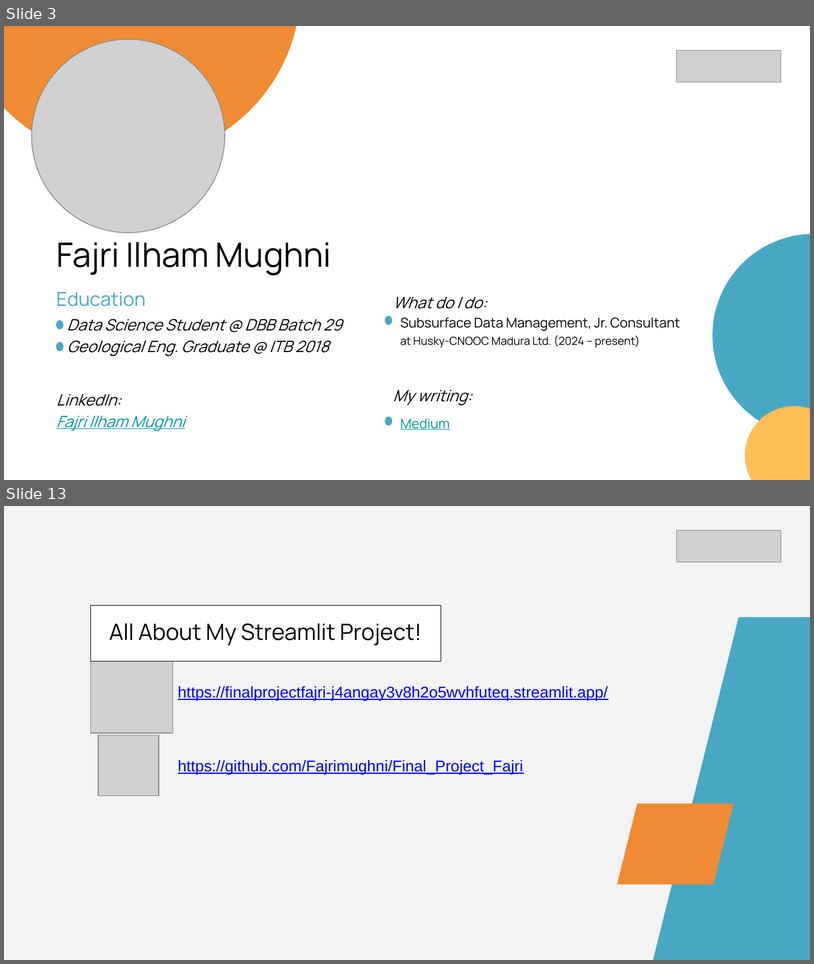
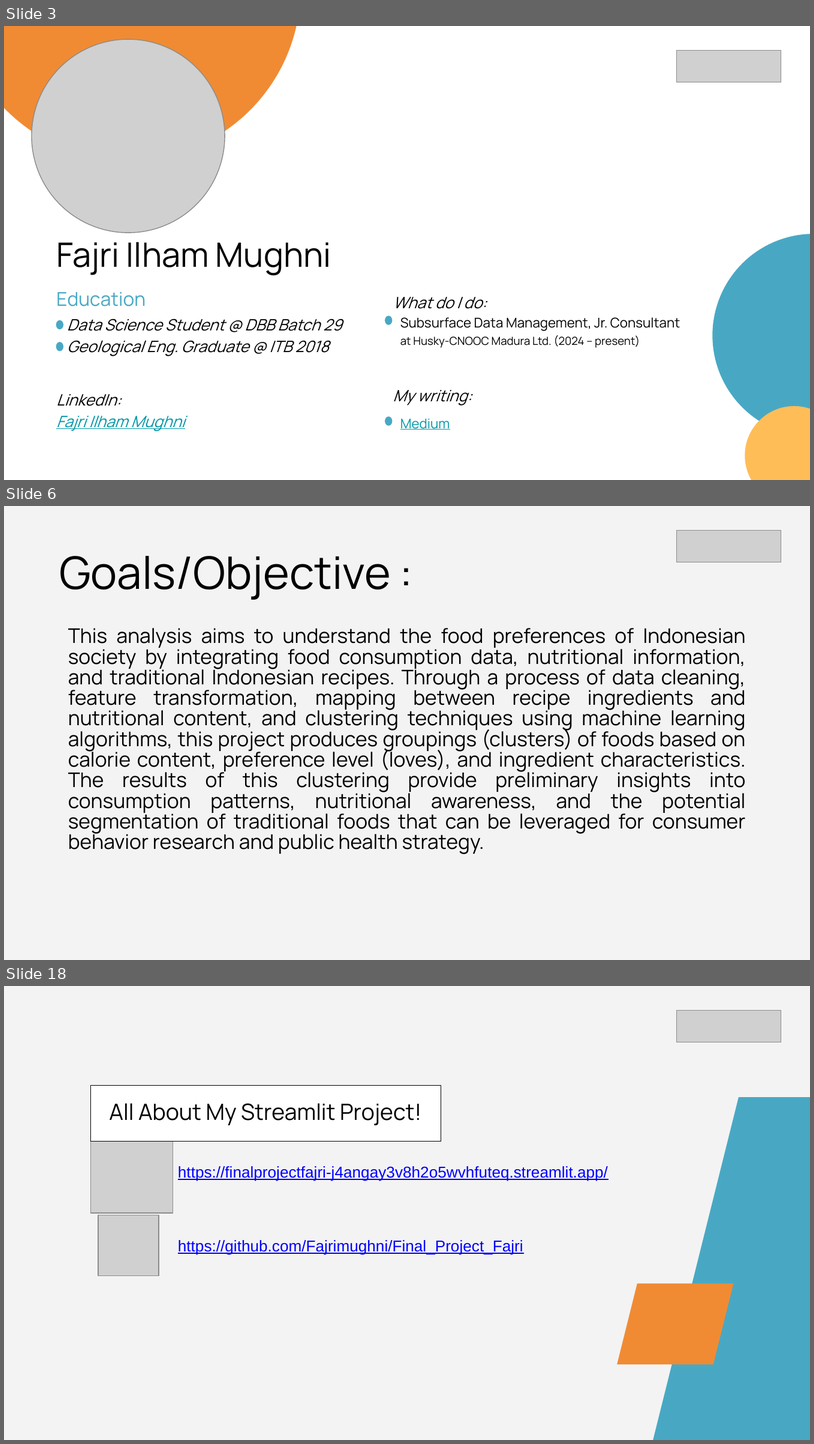
Before and after one commit to Fajrimughni/Final_Project_Fajri, a slide deck: Presentasi Final Project Data Analyst-Fajri Ilham Mughni.pptx. Shown one above the other, each under a label of ours: slides 3 and 13 before the commit, slides 3, 6 and 18 after it; the slides between them are not shown. The pictures are 814x964 and 814x1444 pixels, drawn with LibreOffice and Linux fonts; fonts in the diff are those of the drawing; grey boxes stand for pictures. Boxes give left, top, right and bottom in pixels: in the first picture for what was removed or moved away, otherwise in the second. Text is boxed around its words. In the diff, an @@ line names an element or a change of style, - is before the commit and + after.

```diff
--- a/Presentasi Final Project Data Analyst-Fajri Ilham Mughni.pptx
+++ b/Presentasi Final Project Data Analyst-Fajri Ilham Mughni.pptx
@@ slide 6 added at bbox=[4, 506, 810, 960], background #F3F3F3 @@
@@ picture added at bbox=[677, 530, 782, 562] @@
@@ text added at bbox=[59, 556, 391, 600], 40 pt, text #000000 @@
+Goals/Objective :
@@ title added at bbox=[68, 628, 746, 854], 18 pt, text #000000 @@
+This analysis aims to understand the food preferences of Indonesian society by integrating food consumption data, nutritional information, and traditional Indonesian recipes. Through a process of data cleaning, feature transformation, mapping between recipe ingredients and nutritional content, and clustering techniques using machine learning algorithms, this project produces groupings (clusters) of foods based on calorie content, preference level (loves), and ingredient characteristics. The results of this clustering provide preliminary insights into consumption patterns, nutritional awareness, and the potential segmentation of traditional foods that can be leveraged for consumer behavior research and public health strategy.
@@ what was slide 13 is now slide 18 @@
```
Also in this commit, not shown: 6 slides changed, 9 other slides added, 5 slides removed, 3 other files.
